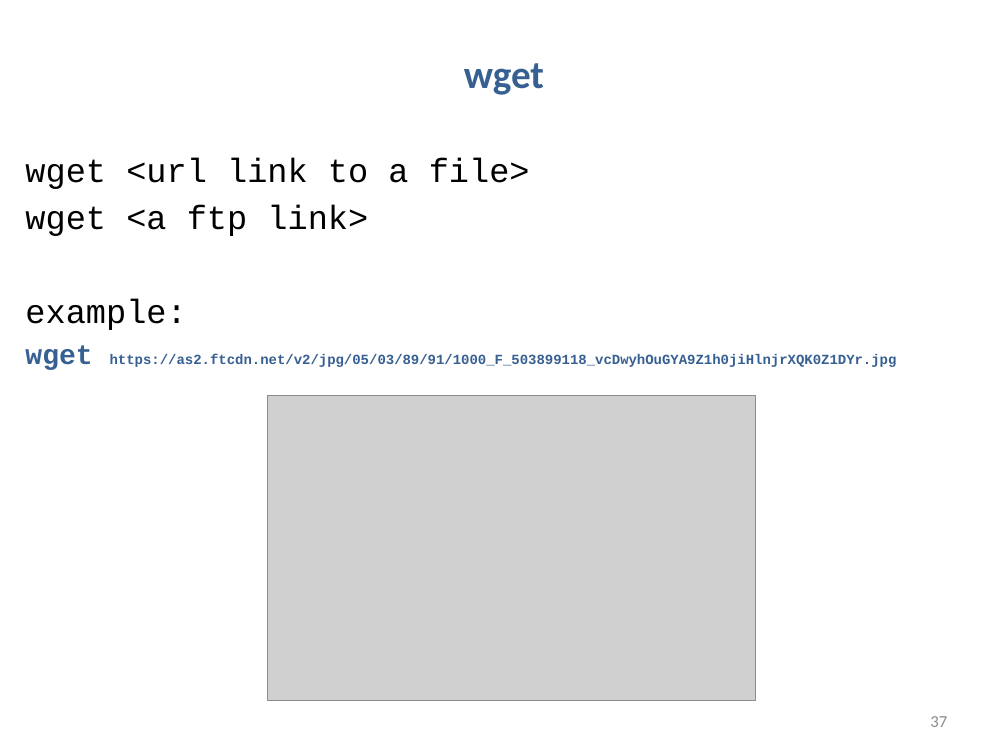
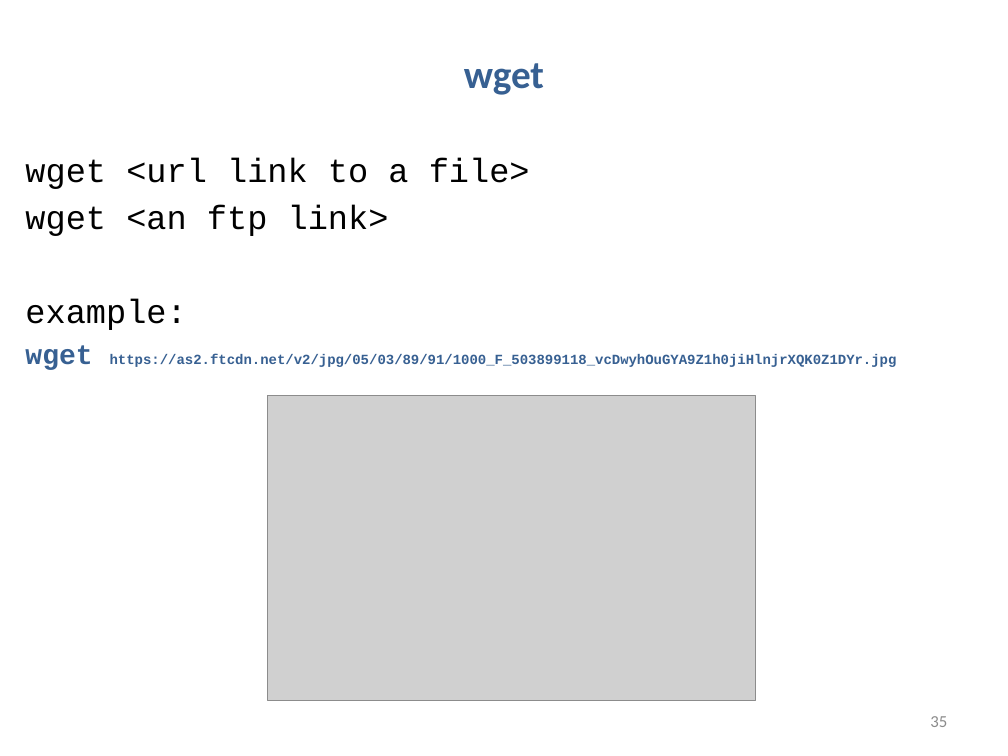
Before and after one commit to liu3zhenlab/teaching, a slide deck: slide 35 of PLPTH813Bioinformatis/2023/lectures/lecture02_unix.pptx (slide 37 before the commit). Drawn at 1008x756 pixels with LibreOffice and Linux fonts; fonts in the diff are those of the drawing; grey boxes stand for pictures. Boxes give left, top, right and bottom in pixels: in the first picture for what was removed or moved away, otherwise in the second. Text is boxed around its words. In the diff, an @@ line names an element or a change of style, - is before the commit and + after.

```diff
--- a/PLPTH813Bioinformatis/2023/lectures/lecture02_unix.pptx
+++ b/PLPTH813Bioinformatis/2023/lectures/lecture02_unix.pptx
@@ text at (25, 205, 389, 236): text changed @@
-wget <a ftp link>
+wget <an ftp link>
@@ page number at (930, 716, 947, 727): text changed @@
-37
+35
```
Also in this commit, not shown: 1 other slide changed, 2 slides removed.
